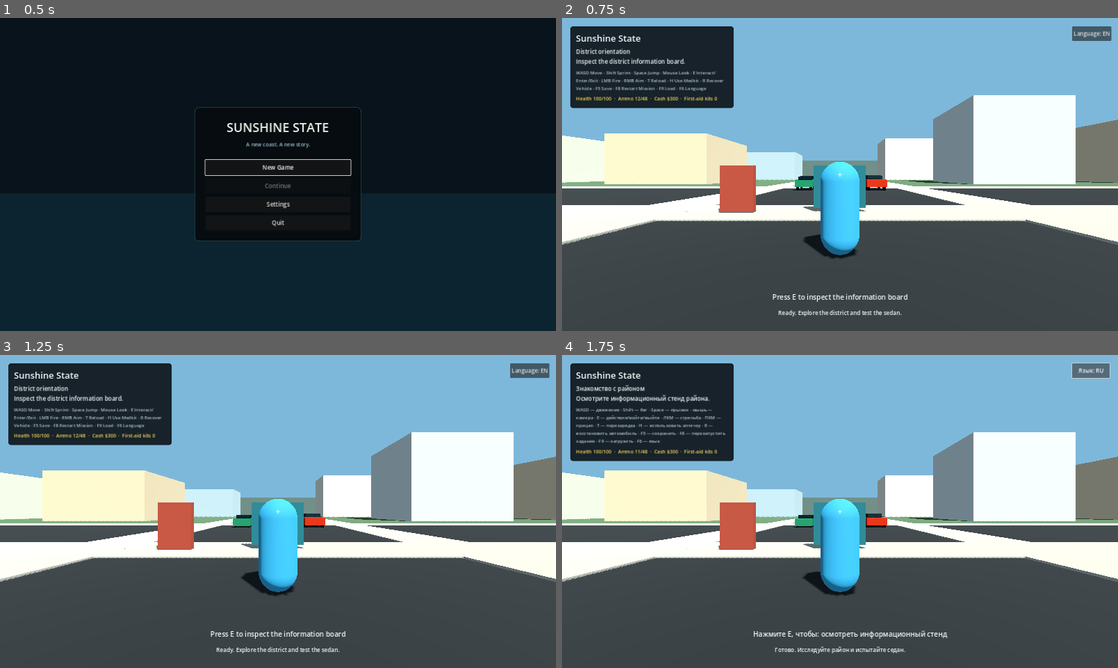
Above: before the commit, frames 1-4 (two rows, left to right).
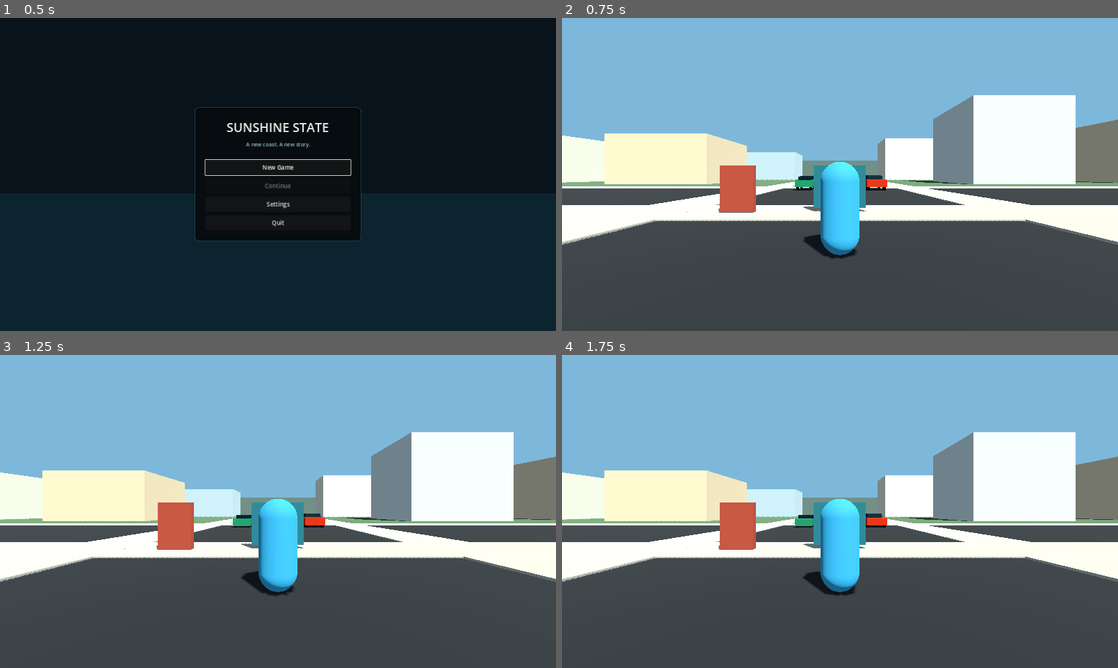
Above: after the commit, the same moments.

Repository: KenlikDev/sunshine-state
Game: Godot game, scene res://scenes/ui/main_menu.tscn
Same seed, same stepped clock (60 frames per second), same inputs: the game is played once before the commit and once after it.
Inputs (mouse positions are in pixels of both pictures, inside the frame that each line leads up to):
- Up to frame 1 (0.5 s): no input
- Up to frame 2 (0.75 s): click "New Game" at 0.5 s
- Up to frame 3 (1.25 s): no input
- Up to frame 4 (1.75 s): click (1090, 370) at 1.25 s, where only the run before the commit has a clickable "Language: EN"

Frame 1 is identical in both runs. In frame 2, 8.5% of the frame differs, in the area x 1-99%, y 2-96%; in frame 3, 8.5%; in frame 4, 10%.
Error after the commit: Parse Error: Unindent doesn't match the previous indentation level. (res://scripts/ui/game_hud.gd:355)

Commit message:
feat: add data-driven mission waypoints and HUD distance guidance

Diff:
--- a/data/missions/missions.json
+++ b/data/missions/missions.json
@@ -1,5 +1,41 @@
 [
-  {"id":"district_orientation","title_key":"MISSION_ORIENTATION_TITLE","objective_key":"MISSION_ORIENTATION_OBJECTIVE","objective_event":"INTERACT","objective_source":"DISTRICT_BOARD","failure_event":"PLAYER_DEATH","failure_message_key":"MESSAGE_MISSION_FAILED","reward":100,"prerequisites":[],"next_mission":"property_report"},
-  {"id":"property_report","title_key":"MISSION_PROPERTY_REPORT_TITLE","objective_key":"MISSION_PROPERTY_REPORT_OBJECTIVE","objective_event":"CRIME_REPORTED","objective_source":"GRAFFITI_SITE","failure_event":"PLAYER_DEATH","failure_message_key":"MESSAGE_MISSION_FAILED","reward":200,"prerequisites":["district_orientation"],"next_mission":"supply_run"},
-  {"id":"supply_run","title_key":"MISSION_SUPPLY_RUN_TITLE","objective_key":"MISSION_SUPPLY_RUN_OBJECTIVE","objective_event":"PURCHASE_ITEM","objective_source":"first_aid_kit","failure_event":"PLAYER_DEATH","failure_message_key":"MESSAGE_MISSION_FAILED","reward":300,"prerequisites":["property_report"],"next_mission":""}
+  {
+    "id": "district_orientation",
+    "title_key": "MISSION_ORIENTATION_TITLE",
+    "objective_key": "MISSION_ORIENTATION_OBJECTIVE",
+    "objective_event": "INTERACT",
+    "objective_source": "DISTRICT_BOARD",
+    "target_node_name": "DistrictInformationBoard",
+    "failure_event": "PLAYER_DEATH",
+    "failure_message_key": "MESSAGE_MISSION_FAILED",
+    "reward": 100,
+    "prerequisites": [],
+    "next_mission": "property_report"
+  },
+  {
+    "id": "property_report",
+    "title_key": "MISSION_PROPERTY_REPORT_TITLE",
+    "objective_key": "MISSION_PROPERTY_REPORT_OBJECTIVE",
+    "objective_event": "CRIME_REPORTED",
+    "objective_source": "GRAFFITI_SITE",
+    "target_node_name": "GraffitiSpot",
+    "failure_event": "PLAYER_DEATH",
+    "failure_message_key": "MESSAGE_MISSION_FAILED",
+    "reward": 200,
+    "prerequisites": ["district_orientation"],
+    "next_mission": "supply_run"
+  },
+  {
+    "id": "supply_run",
+    "title_key": "MISSION_SUPPLY_RUN_TITLE",
+    "objective_key": "MISSION_SUPPLY_RUN_OBJECTIVE",
+    "objective_event": "PURCHASE_ITEM",
+    "objective_source": "first_aid_kit",
+    "target_node_name": "FirstAidVendor",
+    "failure_event": "PLAYER_DEATH",
+    "failure_message_key": "MESSAGE_MISSION_FAILED",
+    "reward": 300,
+    "prerequisites": ["property_report"],
+    "next_mission": ""
+  }
 ]
--- a/scripts/systems/mission_service.gd
+++ b/scripts/systems/mission_service.gd
@@ -53,6 +53,23 @@
 	return result
 
 
+func get_active_target_node() -> Node3D:
+	var mission: Dictionary = get_active_mission()
+	if mission.is_empty():
+		return null
+
+	var target_name: String = String(mission.get("target_node_name", ""))
+	if target_name.is_empty():
+		return null
+	var gameplay_scene: Node = get_tree().get_first_node_in_group("gameplay_scene")
+	if not is_instance_valid(gameplay_scene):
+		return null
+	var world: Node = gameplay_scene.get_node_or_null("World")
+	if not is_instance_valid(world):
+		return null
+	return world.get_node_or_null(target_name) as Node3D
+
+
 func record_event(event_type: StringName, source_id: StringName) -> void:
 	if _current_mission_id.is_empty() or get_mission_state(_current_mission_id) != "ACTIVE":
 		return
@@ -264,7 +281,8 @@
 		var mission_id: String = String(definition.get("id", ""))
 		var event_type: String = String(definition.get("objective_event", ""))
 		var source_id: String = String(definition.get("objective_source", ""))
-		if mission_id.is_empty() or event_type.is_empty() or source_id.is_empty() or seen_ids.has(mission_id):
+		var target_node_name: String = String(definition.get("target_node_name", ""))
+		if mission_id.is_empty() or event_type.is_empty() or source_id.is_empty() or target_node_name.is_empty() or seen_ids.has(mission_id):
 			push_error("Invalid or duplicate mission definition: %s" % mission_id)
 			continue
 		if int(definition.get("reward", -1)) < 0:
--- a/scripts/ui/game_hud.gd
+++ b/scripts/ui/game_hud.gd
@@ -3,6 +3,8 @@
 var _player: Node3D
 var _title_label: Label
 var _objective_label: Label
+var _waypoint_label: Label
+var _waypoint_refresh_timer: float = 0.0
 var _controls_label: Label
 var _prompt_label: Label
 var _status_label: Label
@@ -51,6 +53,13 @@
 	_objective_label.add_theme_font_size_override("font_size", 17)
 	_objective_label.add_theme_color_override("font_color", Color(0.88, 0.91, 0.92))
 	stack.add_child(_objective_label)
+
+	_waypoint_label = Label.new()
+	_waypoint_label.name = "MissionWaypoint"
+	_waypoint_label.autowrap_mode = TextServer.AUTOWRAP_WORD_SMART
+	_waypoint_label.add_theme_font_size_override("font_size", 15)
+	_waypoint_label.add_theme_color_override("font_color", Color(0.58, 0.95, 0.77))
+	stack.add_child(_waypoint_label)
 
 	_controls_label = Label.new()
 	_controls_label.autowrap_mode = TextServer.AUTOWRAP_WORD_SMART
@@ -162,8 +171,17 @@
 	EconomyService.inventory_changed.connect(_on_economy_inventory_changed)
 	_prompt_key = String(_player.call("get_current_interaction_prompt_key"))
 	_refresh_interaction_prompt()
+	_refresh_waypoint_status()
 	_refresh_combat_status()
 	_refresh_wanted_status()
+
+
+func _process(delta: float) -> void:
+	_waypoint_refresh_timer += delta
+	if _waypoint_refresh_timer < 0.2:
+		return
+	_waypoint_refresh_timer = 0.0
+	_refresh_waypoint_status()
 
 
 func _unhandled_input(event: InputEvent) -> void:
@@ -198,6 +216,7 @@
 	_refresh_interaction_prompt()
 	_refresh_wanted_status()
 	_refresh_mission_status()
+	_refresh_waypoint_status()
 
 
 func _refresh_interaction_prompt() -> void:
@@ -280,12 +299,61 @@
 
 
 
+func _refresh_waypoint_status() -> void:
+	if not is_instance_valid(_waypoint_label):
+		return
+	if not is_instance_valid(_player):
+		_waypoint_label.text = ""
+		return
+
+	var target: Node3D = MissionService.get_active_target_node()
+	if not is_instance_valid(target):
+		_waypoint_label.text = ""
+		return
+
+	var direction: Vector3 = target.global_position - _player.global_position
+	direction.y = 0.0
+	var distance_meters: int = roundi(direction.length())
+	if direction.length_squared() < 0.01:
+		_waypoint_label.text = Localization.format_key("HUD_WAYPOINT_DISTANCE", ["●", 0])
+		return
+
+	var target_angle: float = atan2(-direction.x, -direction.z)
+	var relative_angle: float = wrapf(target_angle - _player.global_rotation.y, -PI, PI)
+	var relative_degrees: float = rad_to_deg(relative_angle)
+	var direction_arrow: String = "↑"
+	if relative_degrees >= -22.5 and relative_degrees <= 22.5:
+		direction_arrow = "↑"
+	elif relative_degrees < -22.5 and relative_degrees >= -67.5:
+		direction_arrow = "↗"
+	elif relative_degrees < -67.5 and relative_degrees >= -112.5:
+		direction_arrow = "→"
+	elif relative_degrees < -112.5 and relative_degrees >= -157.5:
+		direction_arrow = "↘"
+	elif relative_degrees < -157.5:
+		direction_arrow = "↓"
+	elif relative_degrees > 22.5 and relative_degrees <= 67.5:
+		direction_arrow = "↖"
+	elif relative_degrees > 67.5 and relative_degrees <= 112.5:
+		direction_arrow = "←"
+	elif relative_degrees > 112.5 and relative_degrees <= 157.5:
+		direction_arrow = "↙"
+	else:
+		direction_arrow = "↓"
+
+	_waypoint_label.text = Localization.format_key("HUD_WAYPOINT_DISTANCE", [
+		direction_arrow,
+		distance_meters
+	])
+
+
 func _refresh_mission_status() -> void:
 	if not is_instance_valid(_objective_label):
 		return
 	var mission: Dictionary = MissionService.get_active_mission()
 	if mission.is_empty():
-		_objective_label.text = Localization.translate_key("HUD_ALL_MISSIONS_COMPLETE")
+			_objective_label.text = Localization.translate_key("HUD_ALL_MISSIONS_COMPLETE")
+		_refresh_waypoint_status()
 		return
 
 	var title: String = Localization.translate_key(String(mission.get("title_key", "HUD_OBJECTIVE")))
@@ -294,6 +362,7 @@
 	_objective_label.text = "%s\n%s" % [title, objective]
 	if state == "FAILED":
 		_objective_label.text += "\n" + Localization.translate_key("HUD_MISSION_FAILED_HINT")
+	_refresh_waypoint_status()
 
 
 func _on_mission_state_changed(_mission_id: String, _state: String) -> void:
--- a/tests/test_progression_system.gd
+++ b/tests/test_progression_system.gd
@@ -69,6 +69,16 @@
 	_check(player != null, "Bootstrap creates the player for interaction missions.")
 	_check(world != null, "Bootstrap creates the world and objective interactables.")
 	_check(day_night != null, "The active world exposes its day-night clock.")
+	var first_target: Node3D = MissionService.get_active_target_node()
+	_check(
+		is_instance_valid(first_target) and first_target.name == "DistrictInformationBoard",
+		"The active orientation mission points at the district information board."
+	)
+	var hud: Node = instance.get_node_or_null("HUD")
+	var waypoint_label: Label = hud.find_child("MissionWaypoint", true, false) as Label if hud != null else null
+	_check(waypoint_label != null, "HUD exposes an active mission waypoint label.")
+	if waypoint_label != null:
+		_check(not waypoint_label.text.is_empty(), "HUD shows a direction and distance for the active target.")
 	if player == null or world == null:
 		_finish(1, instance)
 		return
@@ -84,6 +94,11 @@
 		board.call("interact", player)
 	_check(MissionService.is_mission_completed("district_orientation"), "Reading the district board completes mission one.")
 	_check(MissionService.get_current_mission_id() == "property_report", "Mission two activates after mission one.")
+	var property_target: Node3D = MissionService.get_active_target_node()
+	_check(
+		is_instance_valid(property_target) and property_target.name == "GraffitiSpot",
+		"Completing mission one redirects the waypoint to the property-damage site."
+	)
 	_check(EconomyService.get_balance() == 400, "Mission one grants its reward exactly once.")
 	EconomyService.grant_reward(100, "mission_reward:district_orientation")
 	_check(EconomyService.get_balance() == 400, "A duplicate reward transaction cannot increase the balance.")
@@ -94,6 +109,11 @@
 		crime_site.call("interact", player)
 	_check(MissionService.is_mission_completed("property_report"), "Reporting property damage completes mission two.")
 	_check(MissionService.get_current_mission_id() == "supply_run", "Mission three activates after mission two.")
+	var supply_target: Node3D = MissionService.get_active_target_node()
+	_check(
+		is_instance_valid(supply_target) and supply_target.name == "FirstAidVendor",
+		"Completing mission two redirects the waypoint to the first-aid vendor."
+	)
 	_check(EconomyService.get_balance() == 600, "Mission two reward is credited through the economy service.")
 
 	var vendor: Node = world.get_node_or_null("FirstAidVendor")
@@ -102,6 +122,10 @@
 		vendor.call("interact", player)
 	_check(MissionService.is_mission_completed("supply_run"), "Purchasing a first-aid kit completes mission three.")
 	_check(MissionService.get_current_mission_id().is_empty(), "The mission chain reaches a stable completion state.")
+	_check(
+		MissionService.get_active_target_node() == null,
+		"Finishing the mission chain removes the active waypoint target."
+	)
 	_check(EconomyService.get_balance() == 800, "Mission three reward and purchase debit are both applied.")
 	_check(EconomyService.get_item_count("first_aid_kit") == 1, "Purchased supplies persist in inventory state.")
 	MissionService.record_event(&"PURCHASE_ITEM", &"first_aid_kit")
Not shown, changed: localization/ui_table.txt
Not shown, changed: docs/progression-system.md
Not shown, changed: docs/testing-strategy.md
